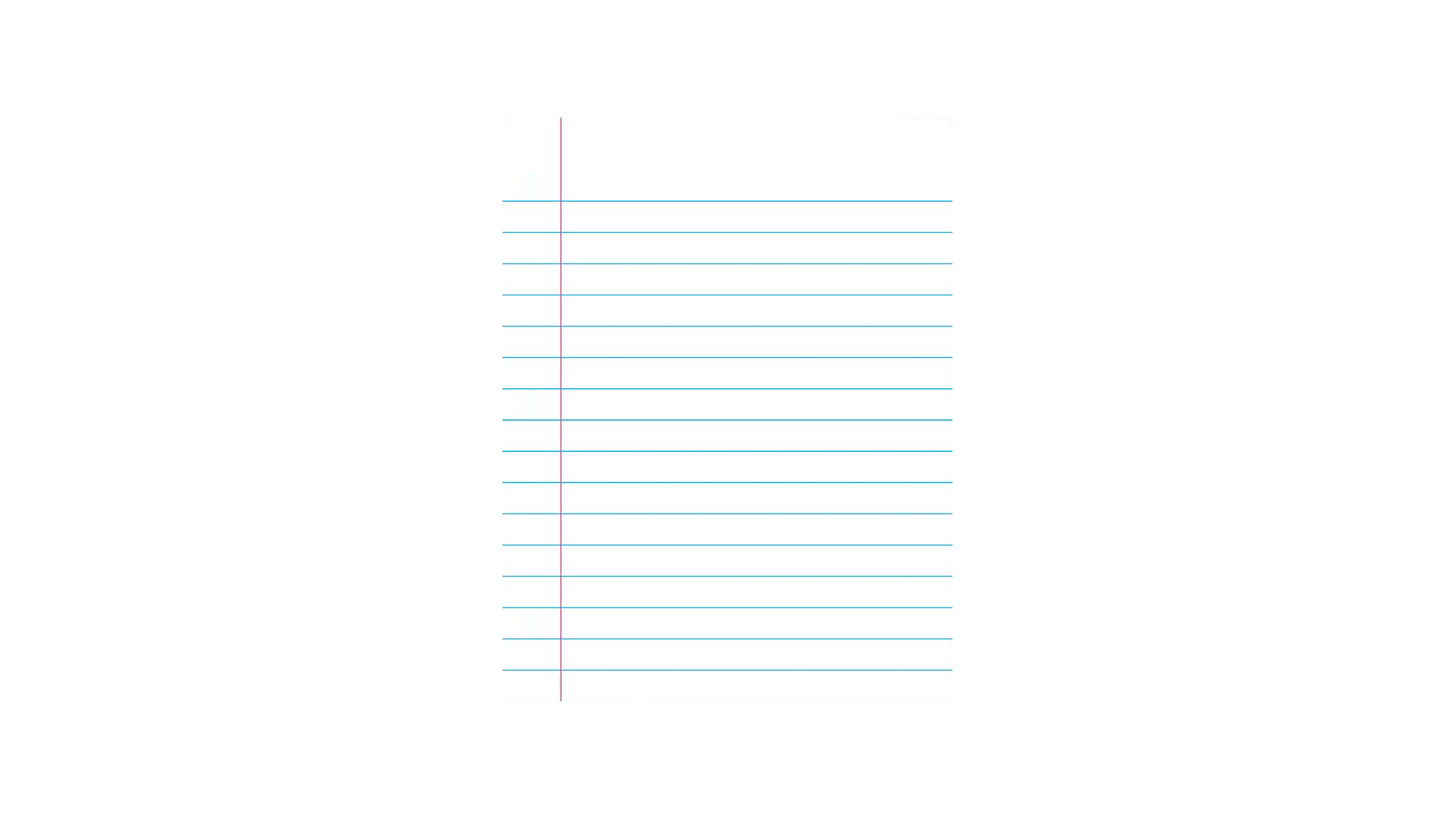
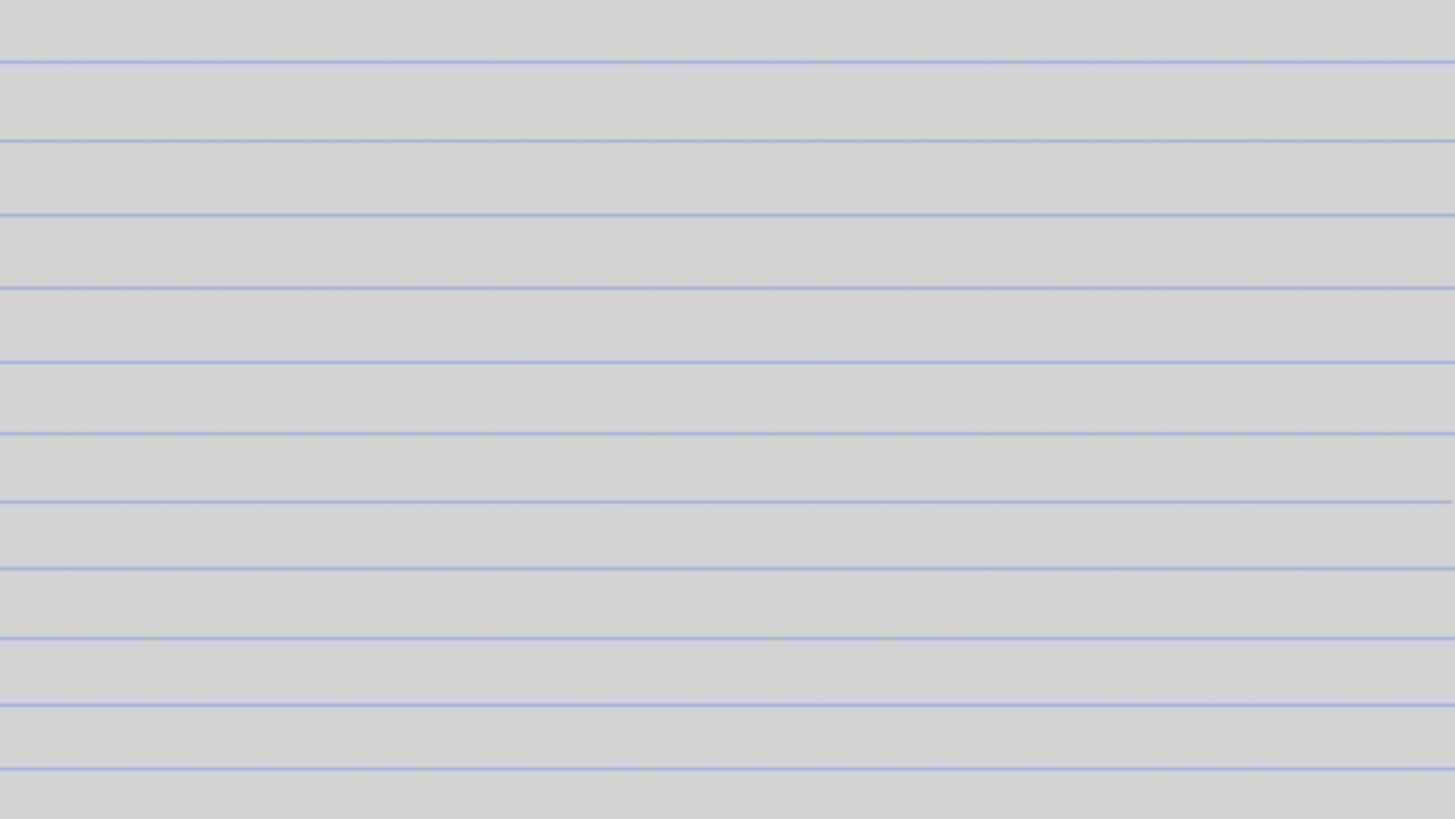
Layered file, before and after one edit (1455×819). Changes by layer:
added group "Paper Lines" with 11 layers above "Paper Color" over [0, 58, 1455, 773]
added layer "1" in group "Paper Lines" over [0, 58, 1455, 66]
added layer "2" in group "Paper Lines" over [0, 137, 1455, 145]
added layer "3" in group "Paper Lines" over [0, 211, 1455, 220]
added layer "4" in group "Paper Lines" over [0, 284, 1455, 292]
added layer "5" in group "Paper Lines" over [0, 358, 1455, 367]
added layer "6" in group "Paper Lines" over [0, 429, 1455, 438]
added layer "7" in group "Paper Lines" over [0, 497, 1455, 506]
added layer "8" in group "Paper Lines" over [0, 564, 1455, 573]
added layer "9" in group "Paper Lines" over [0, 634, 1455, 643]
added layer "10" in group "Paper Lines" over [0, 701, 1455, 709]
added layer "11" in group "Paper Lines" over [0, 764, 1455, 773]
renamed "paper.jpg" to "Paper Color", painted on it over [0, 0, 1455, 819]
showed "Background", painted on it over [0, 0, 1455, 819]
